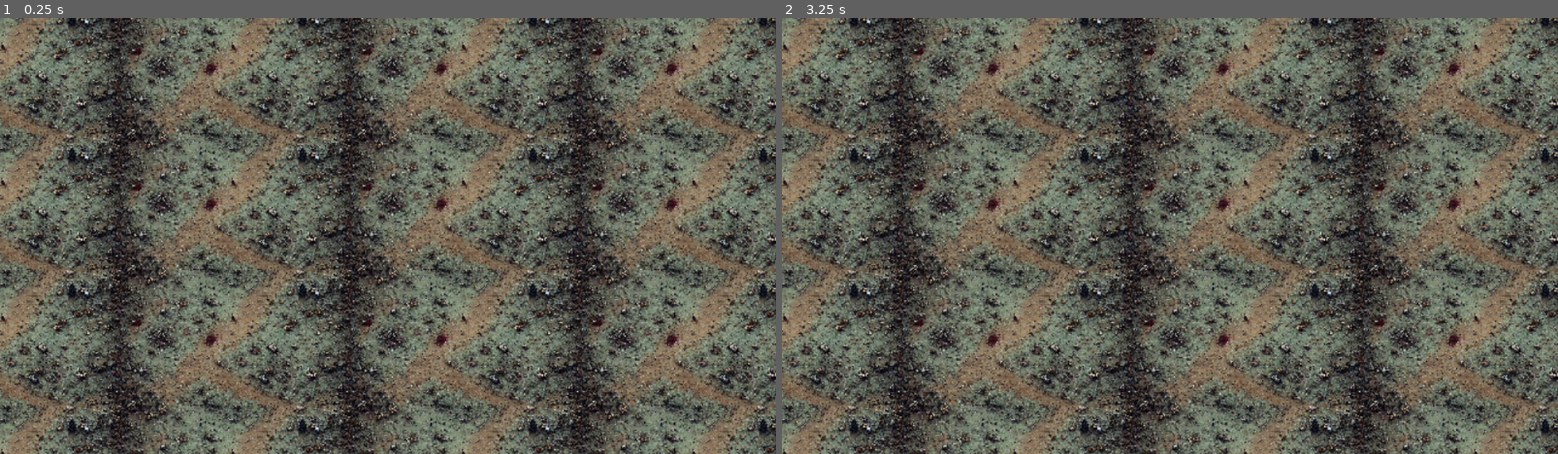
Above: before the commit, frames 1-2 (left to right).
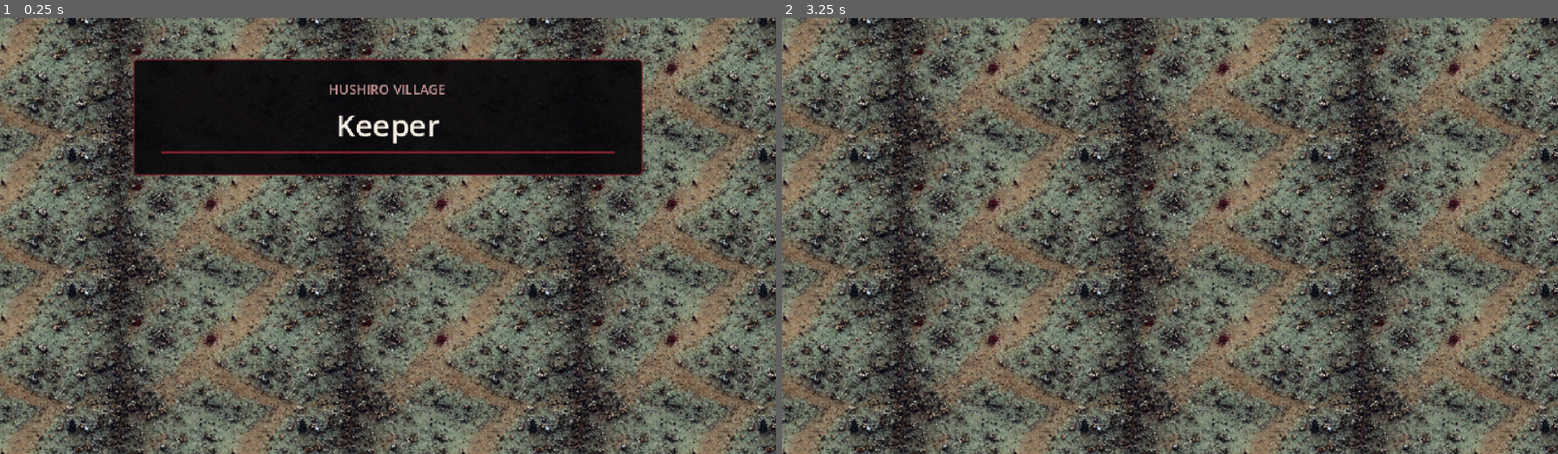
Above: after the commit, the same moments.

Repository: seancl8611/oathbound
Game: Godot game, scene res://Core/Chambers/Types/BossChamber.tscn
Same seed, same stepped clock (60 frames per second), same inputs: the game is played once before the commit and once after it. This scene is started directly instead of the project's main scene. Sound files missing from this copy of the repository are replaced by a short silence.
Inputs (mouse positions are in pixels of both pictures, inside the frame that each line leads up to):
- Up to frame 1 (0.25 s): no input
- Up to frame 2 (3.25 s): tap Enter (ui_accept) at 0.5, 0.77, 1.25, 1.52, 2, 2.75, 3.02 s; move the mouse to (1340, 214) at 0.52 s; press the mouse at (1340, 214) at 0.53 s; hold D (right) 0.53-1.28 s; move the mouse to (1014, 257) at 1.27 s; release the mouse at (1014, 257) at 1.28 s; hold S (down) 1.28-2.03 s; tap Space (dash) at 1.35 s; move the mouse to (1247, 140) at 2.02 s; hold D (right) 2.03-2.78 s; tap E (execute_finisher) at 2.1 s; move the mouse to (1131, 323) at 2.77 s; hold W (up) from 2.78 s (still down); right-click (1131, 323) at 2.85 s; click (1131, 323) at 2.92 s

The runs differ from the first frame. In frame 1, 17% of the frame differs, in the area x 17-83%, y 9-37%; in frame 2, nothing differs.

Commit message:
feat: trigger boss title presentation

Diff:
--- a/game/oathbound/Core/Chambers/Types/BossChamber.gd
+++ b/game/oathbound/Core/Chambers/Types/BossChamber.gd
@@ -2,11 +2,34 @@
 
 ## Canonical regional boss-chamber rules layer.
 ## The imported controller still selects/hosts regional boss scenes; this layer owns
-## the approved persistent payouts, Boss Reward timing, transition recovery, and gate.
+## the approved persistent payouts, Boss Reward timing, transition recovery, gate, and
+## non-blocking release title presentation for the selected live boss.
 
 const BOSS_REWARD_SERVICE = preload("res://Core/Rewards/BossRewardService.gd")
+const BOSS_TITLE_CARD = preload("res://Core/Presentation/OathboundBossTitleCard.gd")
 
 var _reward_resolution_started := false
+var _boss_title_card: CanvasLayer = null
+
+
+func _select_area_boss() -> void:
+	super._select_area_boss()
+	if _boss == null or not is_instance_valid(_boss):
+		return
+	_present_boss_title(_get_current_area_id())
+
+
+func _present_boss_title(area_id: int) -> void:
+	if _boss_title_card != null and is_instance_valid(_boss_title_card):
+		_boss_title_card.queue_free()
+	var card_value: Variant = BOSS_TITLE_CARD.new()
+	if not (card_value is CanvasLayer):
+		push_error("[BossChamber] Could not create boss title presentation")
+		return
+	_boss_title_card = card_value as CanvasLayer
+	get_tree().root.add_child(_boss_title_card)
+	if not _boss_title_card.has_method("present") or not bool(_boss_title_card.call("present", area_id)):
+		push_error("[BossChamber] Boss title presentation rejected area %d" % area_id)
 
 
 func _on_boss_defeated() -> void:
@@ -83,3 +106,9 @@
 	_reward_resolution_started = false
 	if exit_gate and exit_gate.has_method("unlock"):
 		exit_gate.call_deferred("unlock")
+
+
+func _exit_tree() -> void:
+	if _boss_title_card != null and is_instance_valid(_boss_title_card):
+		_boss_title_card.queue_free()
+		_boss_title_card = null
